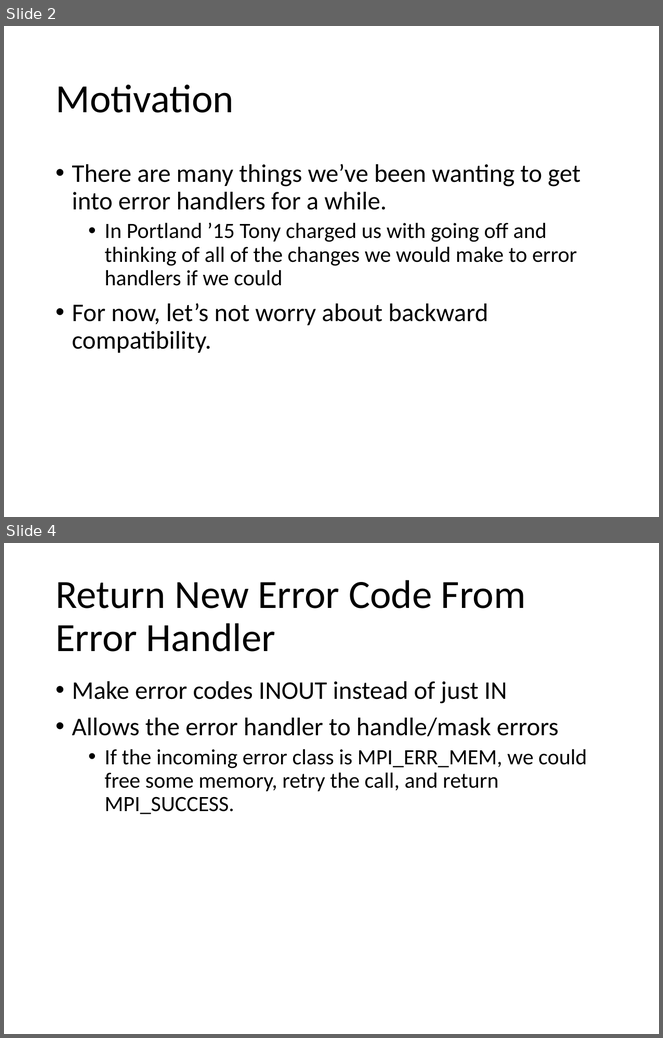
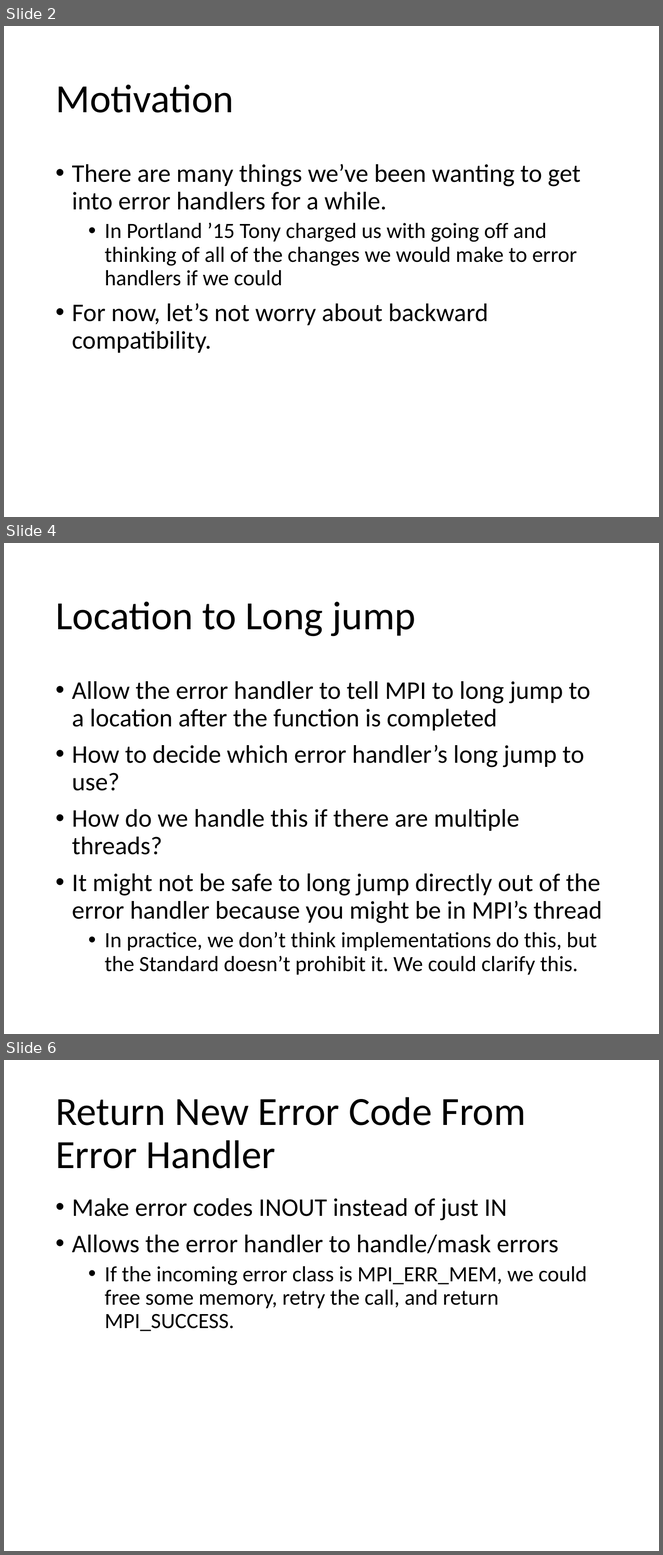
Before and after one commit to mpiwg-ft/ft-issues, a slide deck: slides/2016-03-01-FTWG-Error-Handlers.pptx. Shown one above the other, each under a label of ours: slides 2 and 4 before the commit, slides 2, 4 and 6 after it; the slides between them are not shown. The pictures are 663x1038 and 663x1555 pixels, drawn with LibreOffice and Linux fonts; fonts in the diff are those of the drawing. Boxes give left, top, right and bottom in pixels: in the first picture for what was removed or moved away, otherwise in the second. Text is boxed around its words. In the diff, an @@ line names an element or a change of style, - is before the commit and + after.

```diff
--- a/slides/2016-03-01-FTWG-Error-Handlers.pptx
+++ b/slides/2016-03-01-FTWG-Error-Handlers.pptx
@@ slide 4 added at [4,543,659,1034], background #FFFFFF @@
@@ title added at [55,601,416,637], 44 pt, text #000000 @@
+Location to Long jump
@@ text added at [72,681,603,975], 28 pt, text #000000 @@
+• Allow the error handler to tell MPI to long jump to a location after the function is completed
+• How to decide which error handler’s long jump to use?
+• How do we handle this if there are multiple threads?
+• It might not be safe to long jump directly out of the error handler because you might be in MPI’s thread
+  • In practice, we don’t think implementations do this, but the Standard doesn’t prohibit it. We could clarify this.
@@ what was slide 4 is now slide 6 @@
```
Also in this commit, not shown: 5 slides changed, 1 other slide added.
